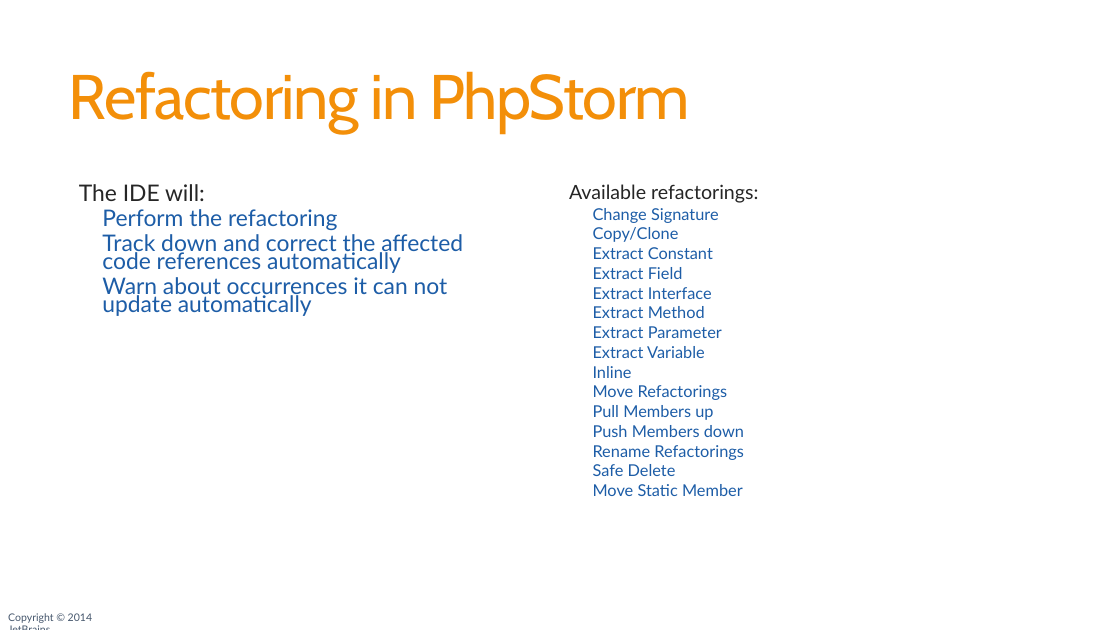
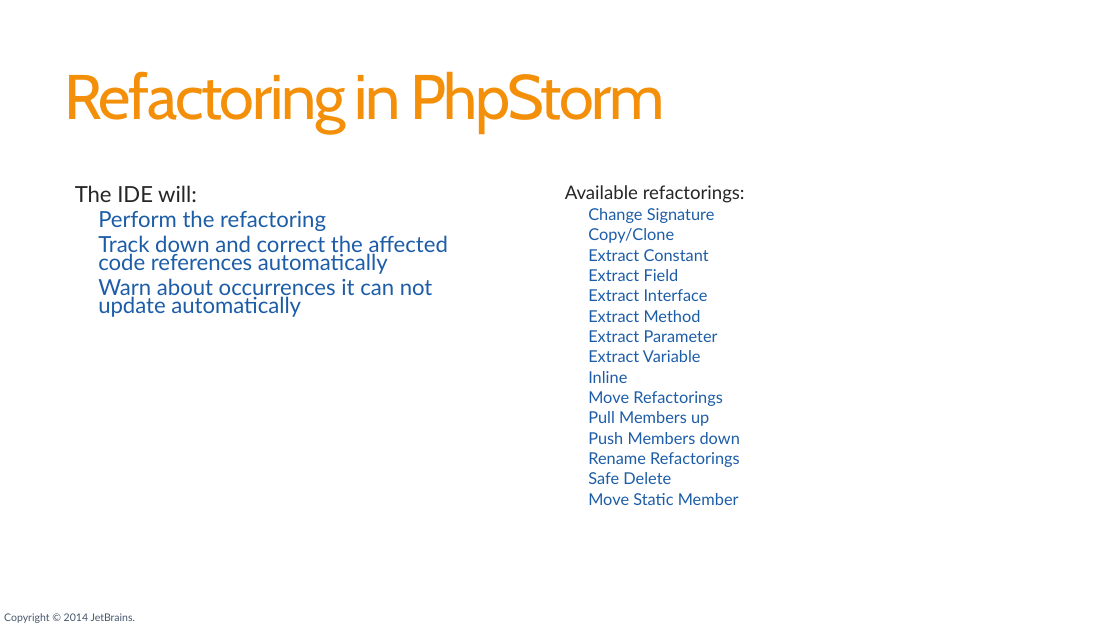
Before and after one commit to JetBrains/phpstorm-workshop, a slide deck: slide 58 of PhpStorm_Workshop.pptx. Drawn at 1120x630 pixels with LibreOffice and Linux fonts; fonts in the diff are those of the drawing; background and template pictures are left out. Boxes give left, top, right and bottom in pixels: in the first picture for what was removed or moved away, otherwise in the second. Text is boxed around its words. In the diff, an @@ line names an element or a change of style, - is before the commit and + after.

```diff
--- a/PhpStorm_Workshop.pptx
+++ b/PhpStorm_Workshop.pptx
@@ title "Refactoring in PhpStorm" at (65, 71, 665, 134): letter spacing -1.2 to -2 pt @@
@@ text "The IDE will:" at (75, 185, 448, 317): size 19.6 to 19 pt; line spacing 0.65 to 0.68; indent changed @@
@@ text "Available refactorings:" at (565, 185, 745, 505): size 16.8 to 16 pt in "Available refactorings:"; line spacing 0.65 to 0.68 @@
@@ text "Copyright © 2014 JetBrains." rewrapped from (8, 613, 92, 623) to (4, 613, 136, 623) @@
```
Also in this commit, not shown: 134 other slides changed, 1 slide added, 1 slide removed, 1 other file.
